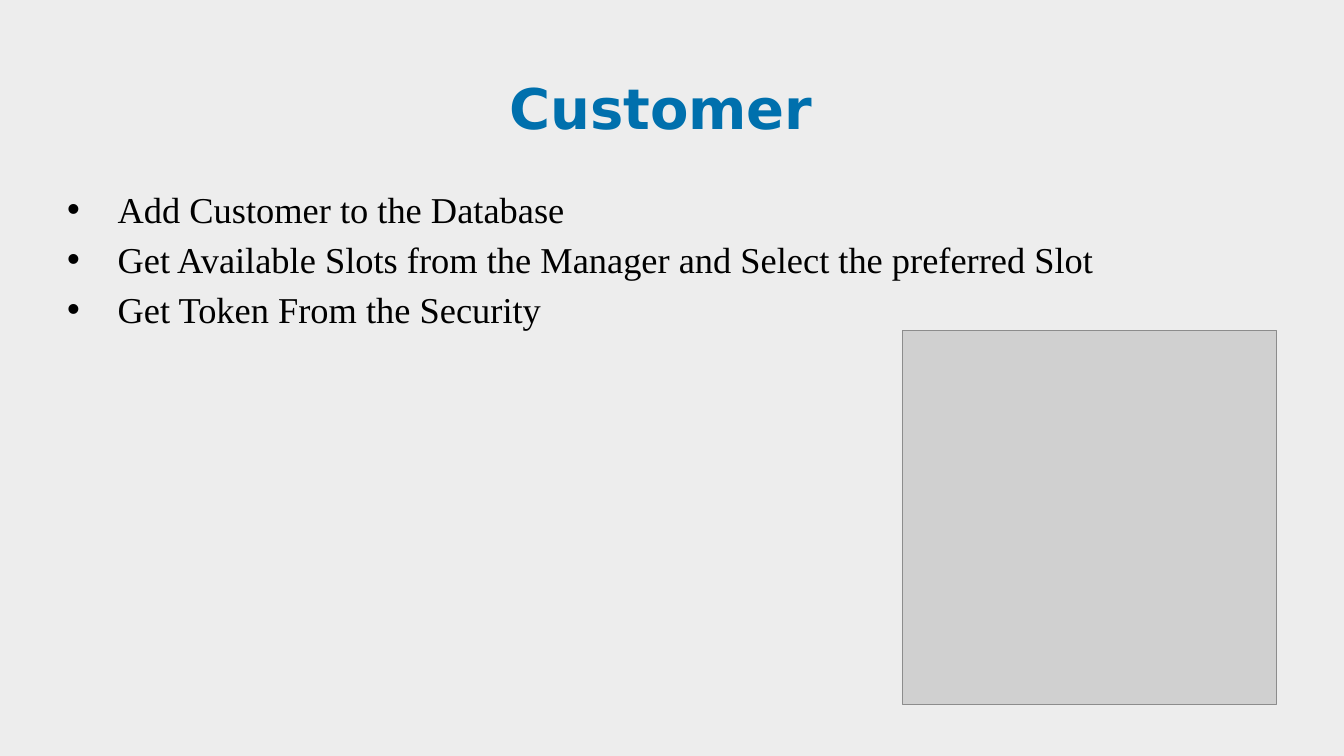
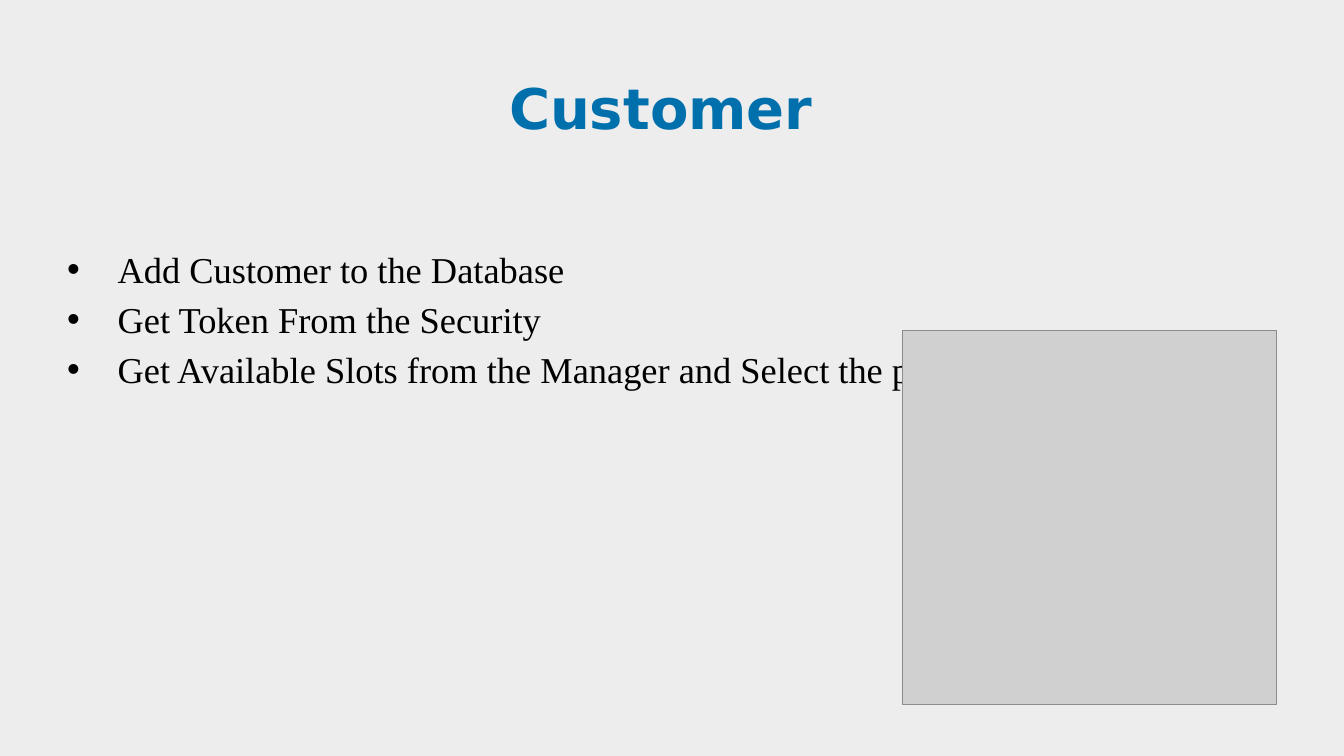
Before and after one commit to Kaumudi-tyagi/Team4, a slide deck: slide 8 of presentation.pptx. Drawn at 1344x756 pixels with LibreOffice and Linux fonts; fonts in the diff are those of the drawing; grey boxes stand for pictures; background and template pictures are left out. Boxes give left, top, right and bottom in pixels: in the first picture for what was removed or moved away, otherwise in the second. Text is boxed around its words. In the diff, an @@ line names an element or a change of style, - is before the commit and + after.

```diff
--- a/presentation.pptx
+++ b/presentation.pptx
@@ text at [118, 297, 541, 330]: paragraph removed @@
-• Get Token From the Security
@@ text at [118, 307, 541, 340]: paragraph added @@
+• Get Token From the Security
```
Also in this commit, not shown: 2 other slides changed, 1 other file.
